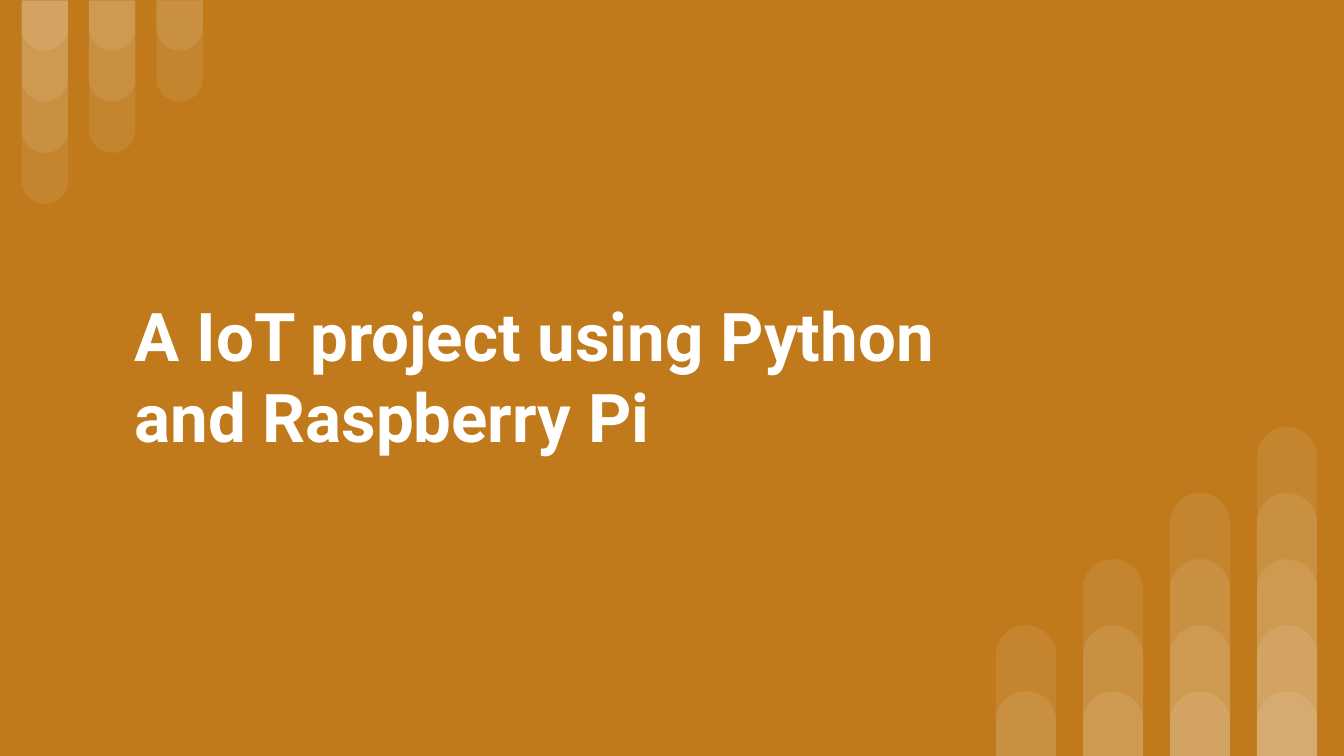
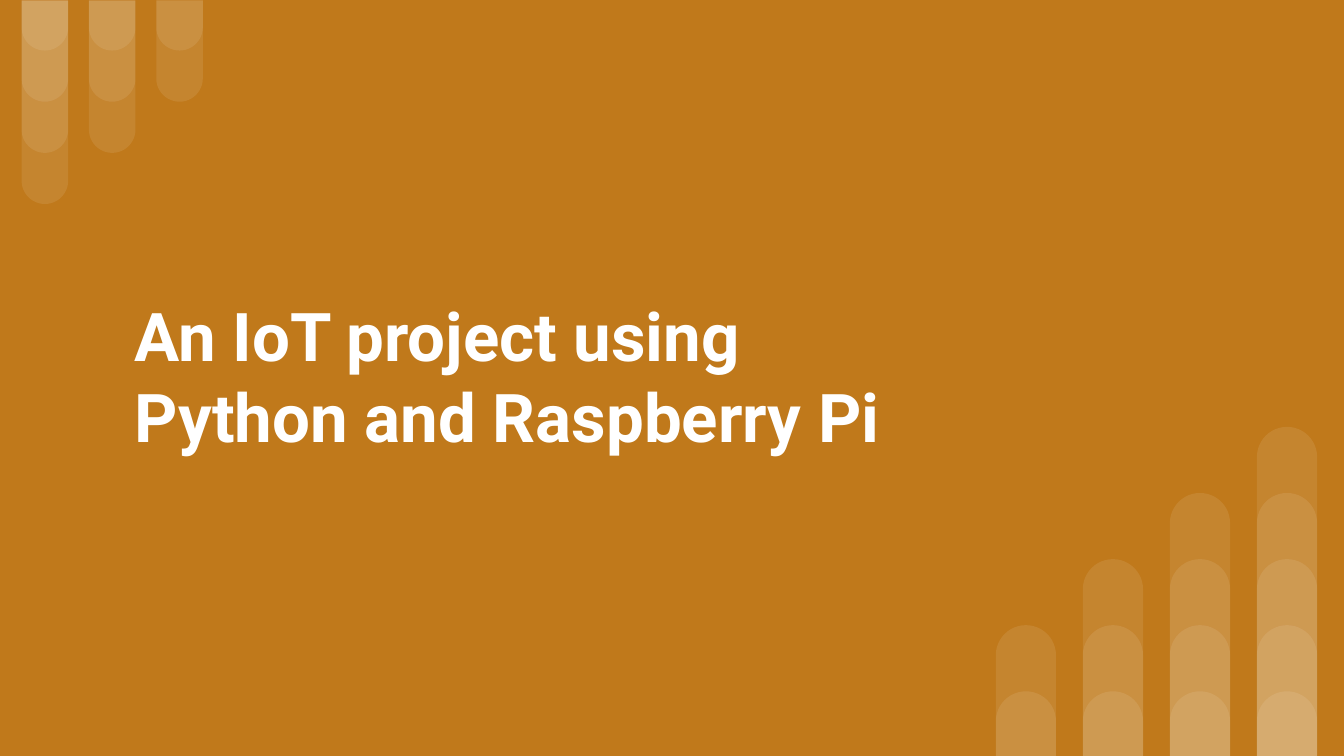
Before and after one commit to aracovan/MSproject, a slide deck: slide 2 of MS PPT Facial recognition.pptx. Drawn at 1344x756 pixels with LibreOffice and Linux fonts; fonts in the diff are those of the drawing. Boxes give left, top, right and bottom in pixels: in the first picture for what was removed or moved away, otherwise in the second. Text is boxed around its words. In the diff, an @@ line names an element or a change of style, - is before the commit and + after.

```diff
--- a/MS PPT Facial recognition.pptx
+++ b/MS PPT Facial recognition.pptx
@@ title at <box>135,311,879,457</box>: text changed @@
-A IoT project using Python and Raspberry Pi
+An IoT project using Python and Raspberry Pi
```
Also in this commit, not shown: 1 other slide changed, 8 slides added.
